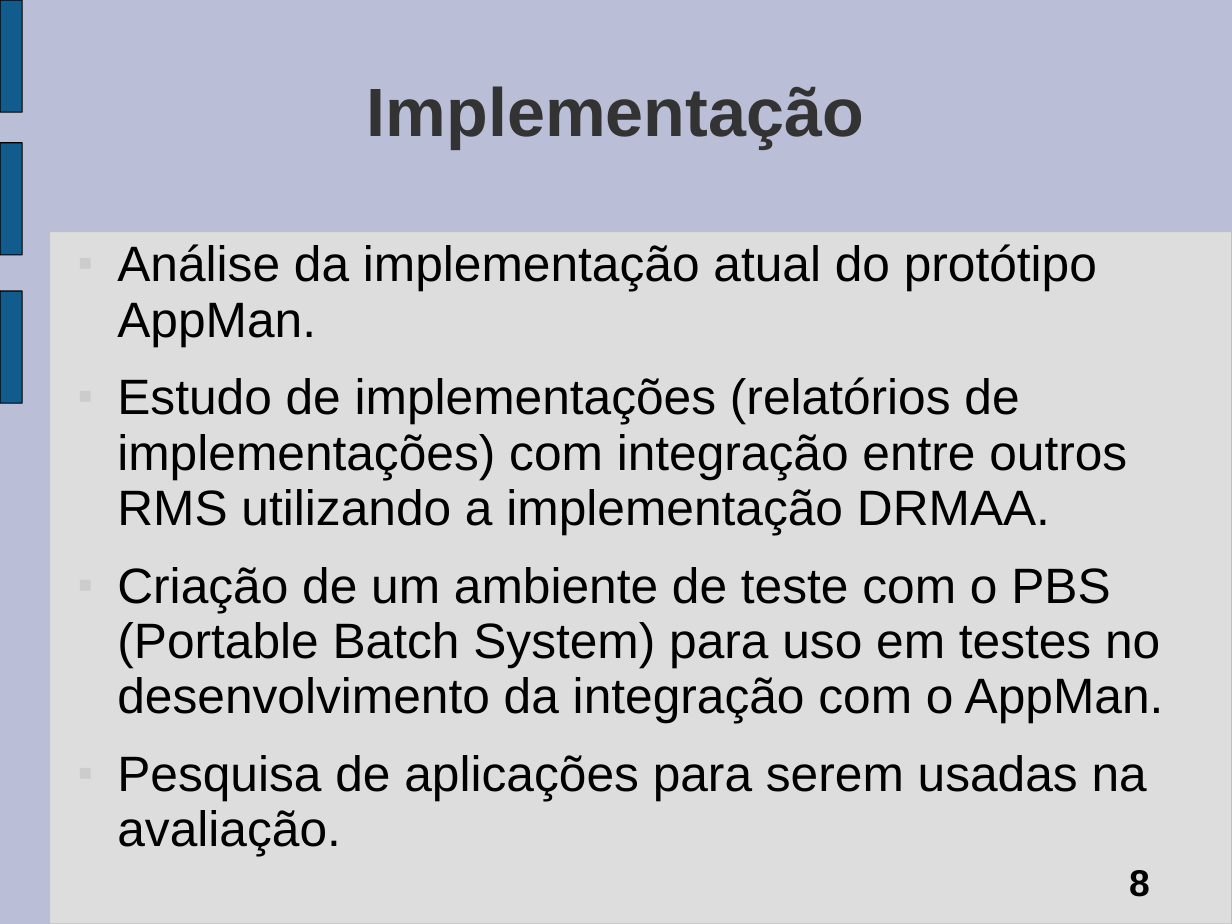
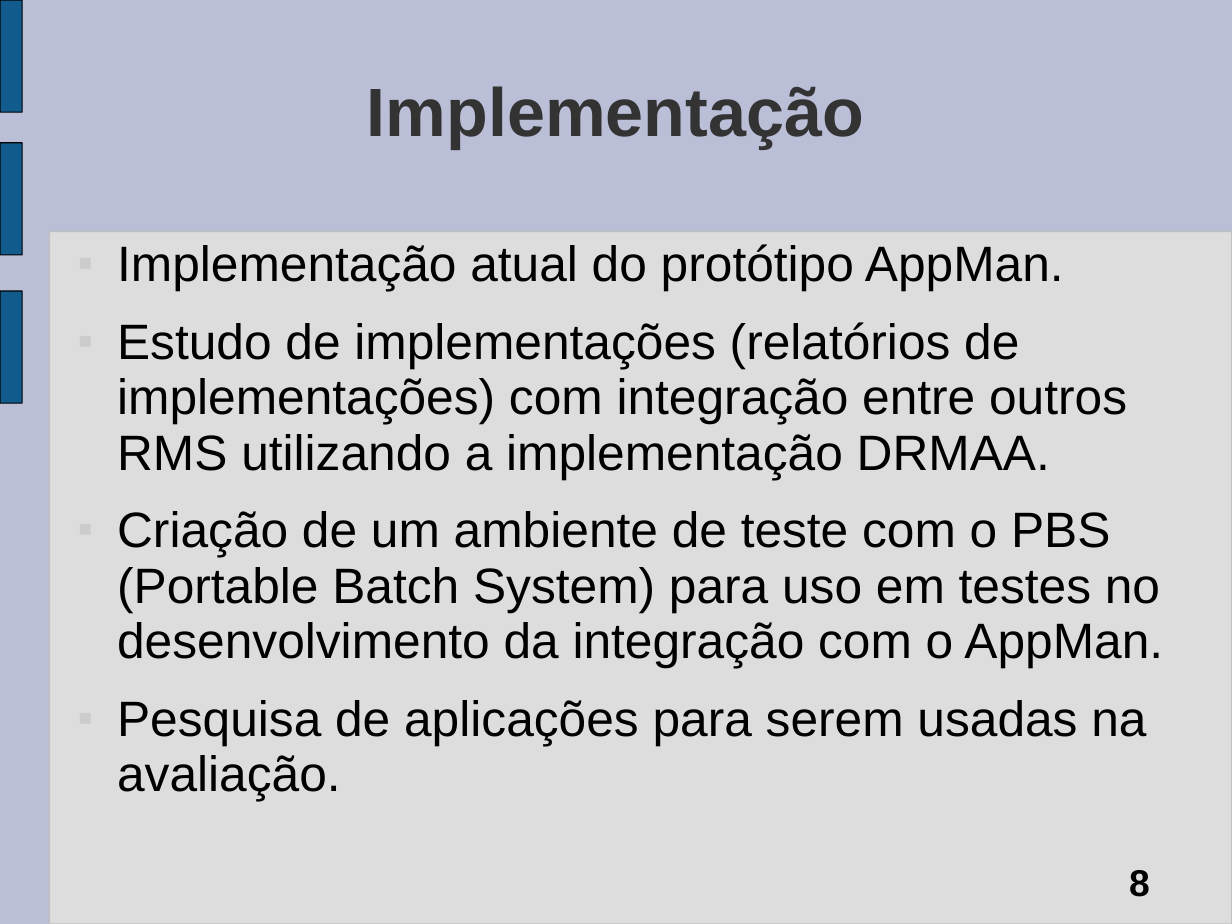
Before and after one commit to tonismar/tcc-tonismar, a slide deck: slide 8 of TCC/Monografia/SeminarioAndamento.ppt. Drawn at 1232x924 pixels with LibreOffice and Linux fonts; fonts in the diff are those of the drawing. Boxes give left, top, right and bottom in pixels: in the first picture for what was removed or moved away, otherwise in the second. Text is boxed around its words. In the diff, an @@ line names an element or a change of style, - is before the commit and + after.

Commit message:
Atualizado

```diff
--- a/TCC/Monografia/SeminarioAndamento.ppt
+++ b/TCC/Monografia/SeminarioAndamento.ppt
@@ text at <box>117,244,1064,291</box>: text changed @@
-■ Análise da implementação atual do protótipo AppMan.
+■ Implementação atual do protótipo AppMan.
@@ text at <box>117,322,1163,801</box>: indent changed @@
```
Also in this commit, not shown: 5 other slides changed.
